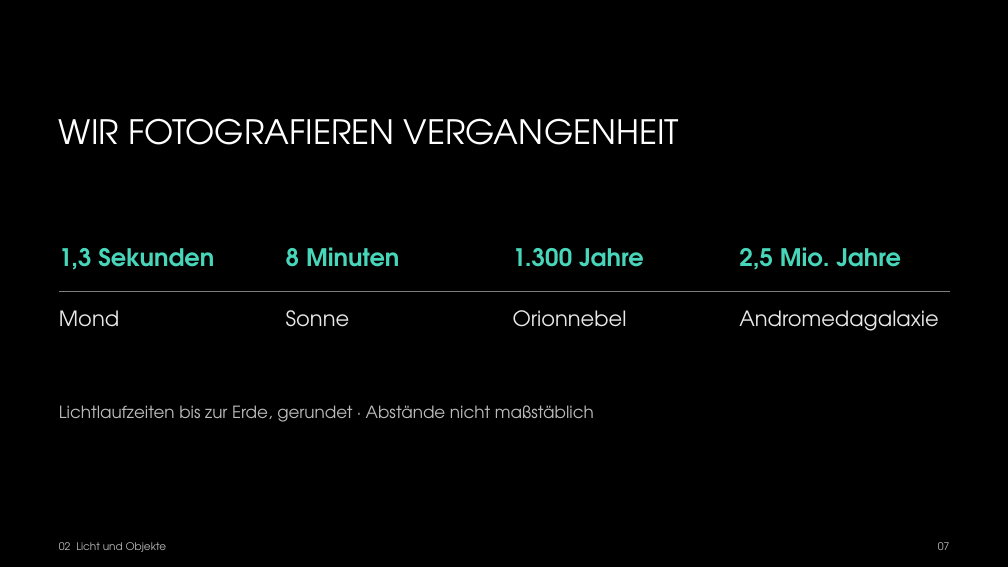
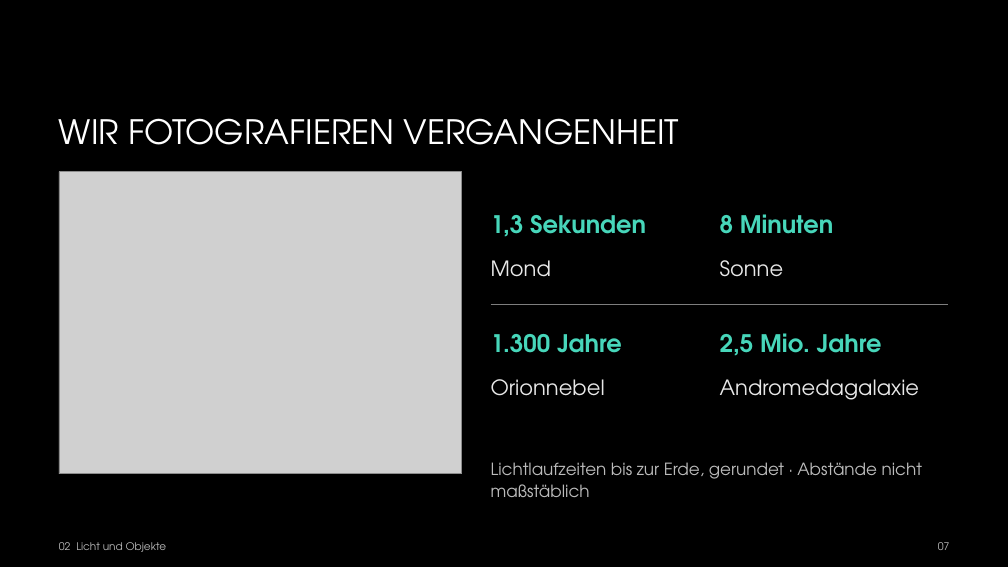
Before and after one commit to hagen-gloetter/Vortrag-Astrofotografie-VHS, a slide deck: slide 7 of Präsenation/Astro-fotografie.pptx. Drawn at 1008x567 pixels with LibreOffice and Linux fonts; fonts in the diff are those of the drawing; grey boxes stand for pictures; background and template pictures are left out. Boxes give left, top, right and bottom in pixels: in the first picture for what was removed or moved away, otherwise in the second. Text is boxed around its words. In the diff, an @@ line names an element or a change of style, - is before the commit and + after.

```diff
--- a/Präsenation/Astro-fotografie.pptx
+++ b/Präsenation/Astro-fotografie.pptx
@@ picture added at (x1=59, y1=172, x2=462, y2=474) @@
@@ text "1,3 Sekunden" moved from (x1=59, y1=248, x2=214, y2=270) to (x1=491, y1=215, x2=646, y2=237) @@
@@ text "8 Minuten" moved from (x1=286, y1=247, x2=399, y2=267) to (x1=720, y1=214, x2=833, y2=234) @@
@@ text "Mond" moved from (x1=59, y1=310, x2=119, y2=327) to (x1=491, y1=260, x2=551, y2=277) @@
@@ text "Sonne" moved from (x1=286, y1=310, x2=350, y2=327) to (x1=720, y1=260, x2=784, y2=277) @@
@@ text "1.300 Jahre" moved from (x1=513, y1=248, x2=644, y2=267) to (x1=491, y1=334, x2=622, y2=353) @@
@@ line moved from (59, 292) - (950, 292) to (491, 305) - (948, 305) @@
@@ text "2,5 Mio. Jahre" moved from (x1=739, y1=247, x2=901, y2=270) to (x1=720, y1=333, x2=882, y2=356) @@
@@ text "Orionnebel" moved from (x1=513, y1=310, x2=627, y2=327) to (x1=491, y1=379, x2=605, y2=396) @@
@@ text "Andromedagalaxie" moved from (x1=739, y1=310, x2=938, y2=331) to (x1=720, y1=379, x2=919, y2=400) @@
@@ text "Lichtlaufzeiten bis zur Erde, gerundet ..." rewrapped from (x1=59, y1=405, x2=594, y2=422) to (x1=491, y1=462, x2=922, y2=497) @@
```
Also in this commit, not shown: 27 other slides changed, 12 other files.
